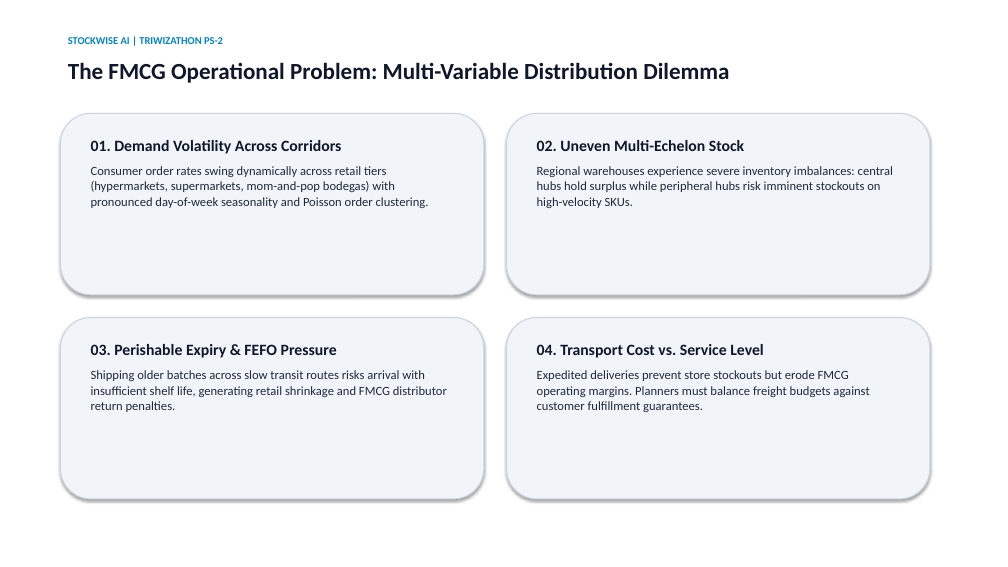
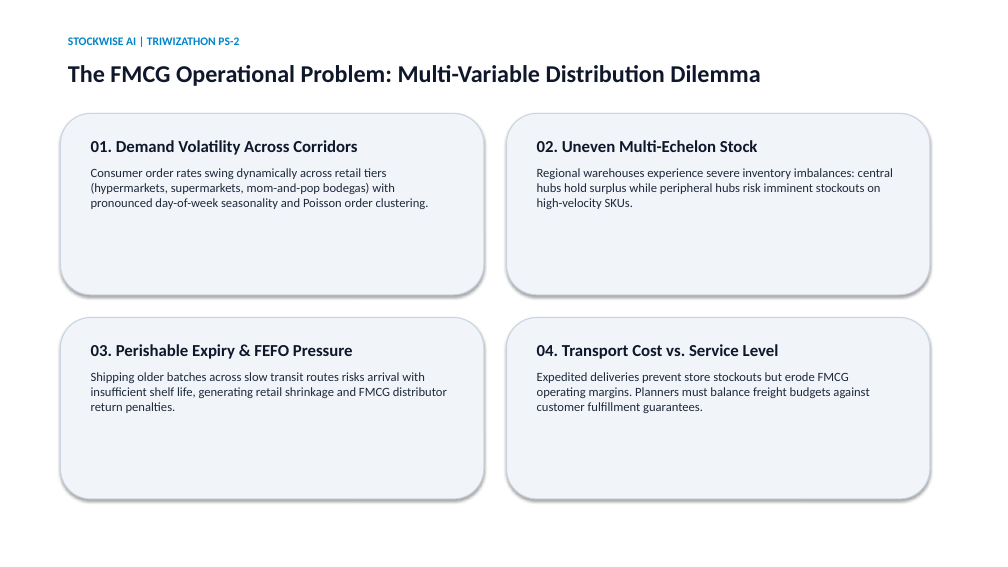
Before and after one commit to LSTAKI/ruk-pr, a slide deck: slide 2 of docs/StockWise_AI_Hackathon_Presentation.pptx. Drawn at 1008x567 pixels with LibreOffice and Linux fonts; fonts in the diff are those of the drawing. Boxes give left, top, right and bottom in pixels: in the first picture for what was removed or moved away, otherwise in the second. Text is boxed around its words. In the diff, an @@ line names an element or a change of style, - is before the commit and + after.

```diff
--- a/docs/StockWise_AI_Hackathon_Presentation.pptx
+++ b/docs/StockWise_AI_Hackathon_Presentation.pptx
@@ text "STOCKWISE AI | TRIWIZATHON PS-2" at <box>68,37,239,45</box>: size 10 to 11 pt @@
@@ text "The FMCG Operational Problem: Multi-Variable ..." at <box>68,65,760,86</box>: size 22 to 23 pt @@
@@ text at <box>91,140,357,155</box>: size 15 to 16 pt in "01. Demand Volatility Across Corridors" @@
@@ text at <box>537,140,758,152</box>: size 15 to 16 pt in "02. Uneven Multi-Echelon Stock" @@
@@ text at <box>91,344,353,359</box>: size 15 to 16 pt in "03. Perishable Expiry & FEFO Pressure" @@
@@ text at <box>537,344,779,359</box>: size 15 to 16 pt in "04. Transport Cost vs. Service Level" @@
```
Also in this commit, not shown: 9 other slides changed, 4 other files.
